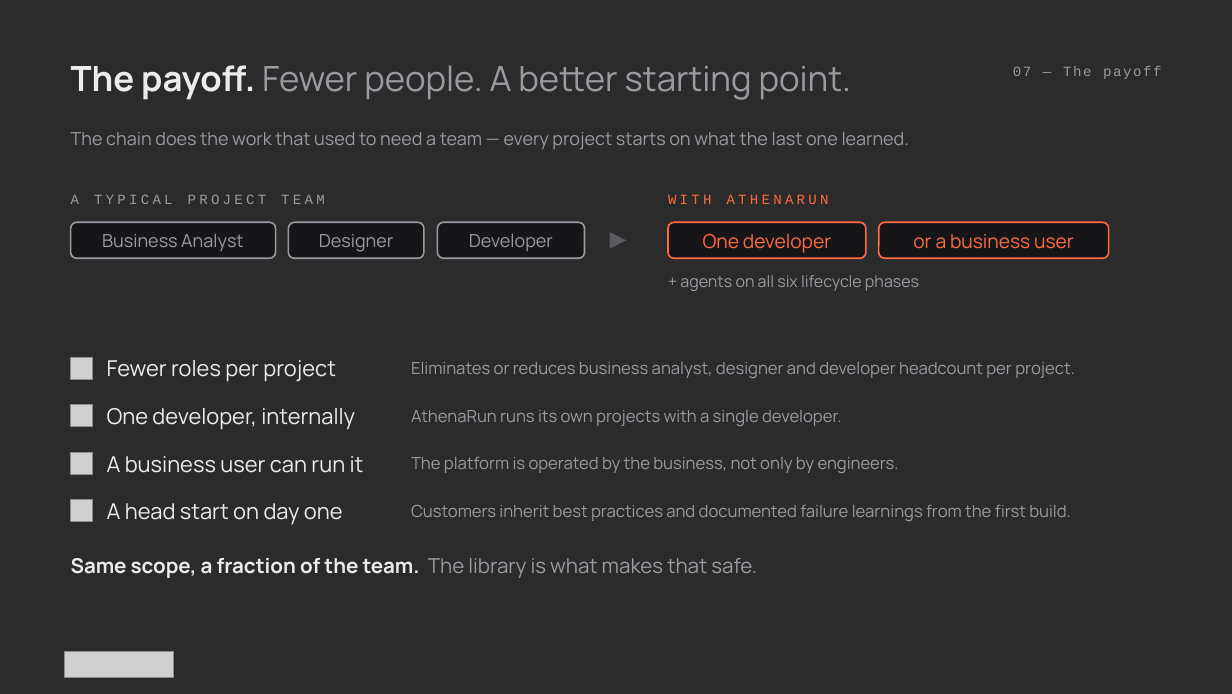
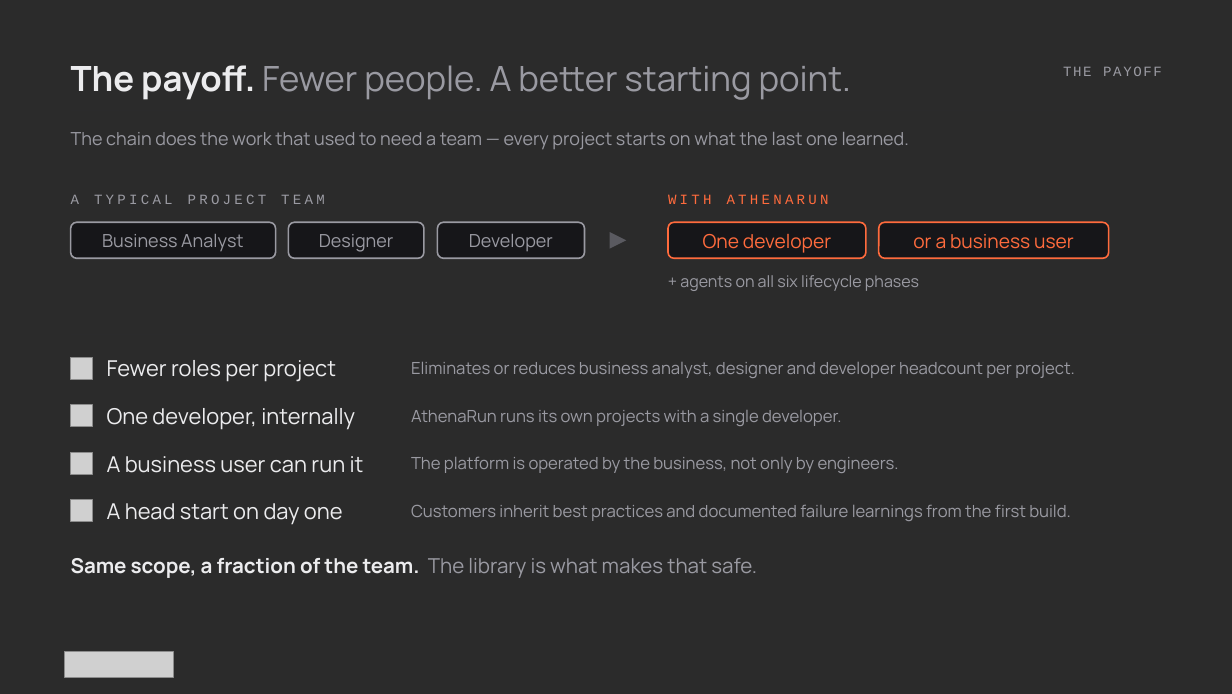
Before and after one commit to athenarunai-gif/Athena, a slide deck: slide 7 of deck/Pitch_Deck_AthenaRun_v2.pptx. Drawn at 1232x694 pixels with LibreOffice and Linux fonts; fonts in the diff are those of the drawing; grey boxes stand for pictures; background and template pictures are left out; a plain dark background stands for a picture behind light text. Boxes give left, top, right and bottom in pixels: in the first picture for what was removed or moved away, otherwise in the second. Text is boxed around its words. In the diff, an @@ line names an element or a change of style, - is before the commit and + after.

```diff
--- a/deck/Pitch_Deck_AthenaRun_v2.pptx
+++ b/deck/Pitch_Deck_AthenaRun_v2.pptx
@@ text at (1063,66,1162,76): text changed @@
-07 — The payoff
+THE PAYOFF
```
Also in this commit, not shown: 9 other slides changed, 3 slides added, 3 slides removed, 5 other files.
